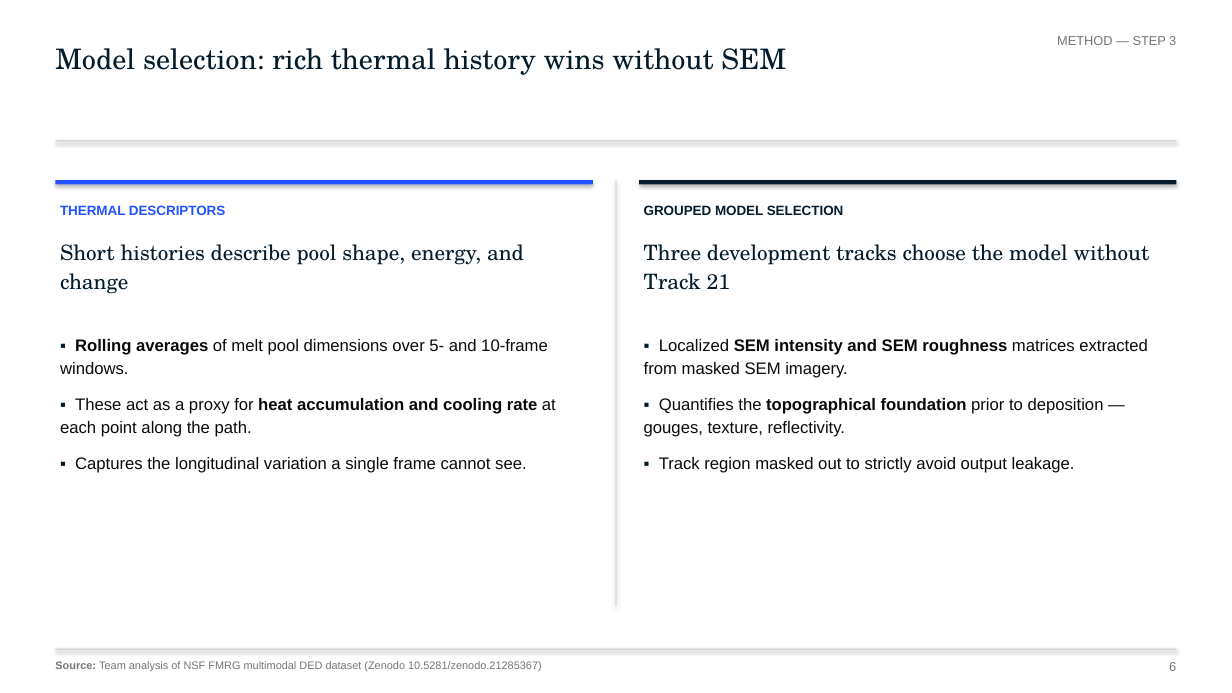
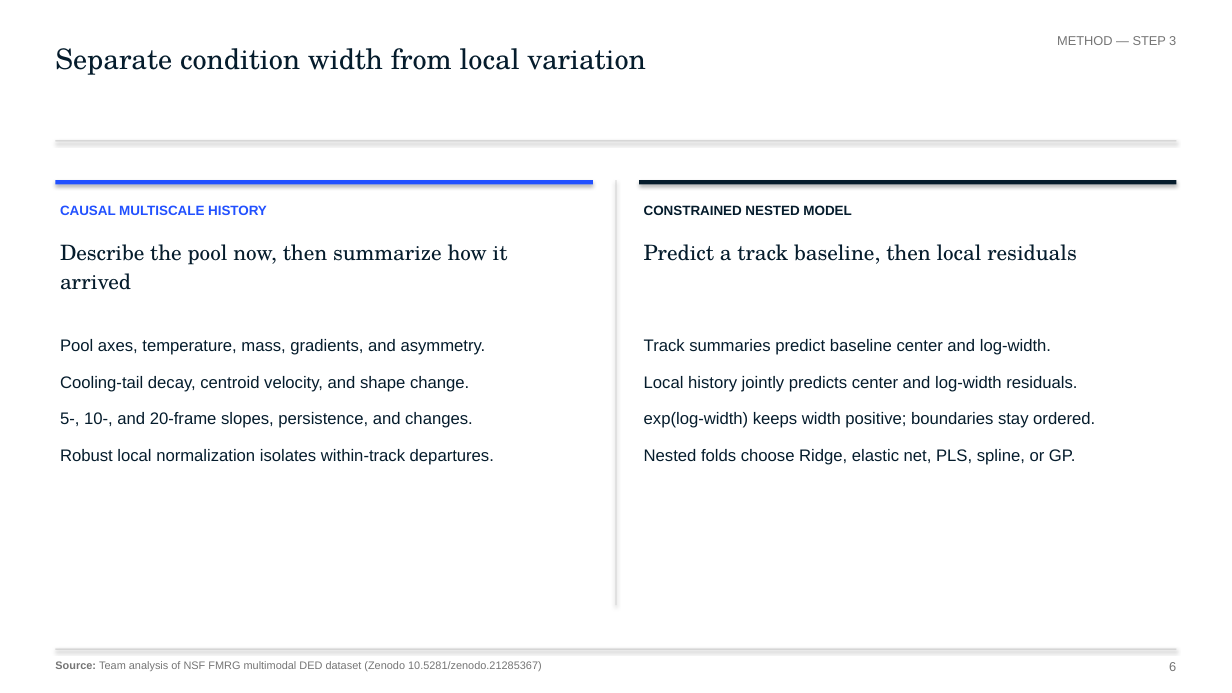
Before and after one commit to alphons3t/nsf-chuds, a slide deck: slide 6 of deliverables/presentation/FMRG_Final_Submission_Audited.pptx. Drawn at 1232x693 pixels with LibreOffice and Linux fonts; fonts in the diff are those of the drawing. Boxes give left, top, right and bottom in pixels: in the first picture for what was removed or moved away, otherwise in the second. Text is boxed around its words. In the diff, an @@ line names an element or a change of style, - is before the commit and + after.

```diff
--- a/deliverables/presentation/FMRG_Final_Submission_Audited.pptx
+++ b/deliverables/presentation/FMRG_Final_Submission_Audited.pptx
@@ text at (55, 48, 645, 75): text changed @@
-Model selection: rich thermal history wins without SEM
+Separate condition width from local variation
@@ text at (60, 205, 267, 215): text changed @@
-THERMAL DESCRIPTORS
+CAUSAL MULTISCALE HISTORY
@@ text at (644, 205, 851, 215): text changed @@
-GROUPED MODEL SELECTION
+CONSTRAINED NESTED MODEL
@@ text at (60, 244, 508, 290): text changed @@
-Short histories describe pool shape, energy, and change
+Describe the pool now, then summarize how it arrived
@@ text at (644, 244, 1076, 264): text changed @@
-Three development tracks choose the model without Track 21
+Predict a track baseline, then local residuals
@@ text at (60, 339, 494, 465): text changed; text colour #0A0A0A to #051C2C @@
-▪ Rolling averages of melt pool dimensions over 5- and 10-frame windows.
-▪ These act as a proxy for heat accumulation and cooling rate at each point along the path.
-▪ Captures the longitudinal variation a single frame cannot see.
+Pool axes, temperature, mass, gradients, and asymmetry.
+Cooling-tail decay, centroid velocity, and shape change.
+5-, 10-, and 20-frame slopes, persistence, and changes.
+Robust local normalization isolates within-track departures.
@@ text at (644, 339, 1095, 465): text changed; text colour #0A0A0A to #051C2C @@
-▪ Localized SEM intensity and SEM roughness matrices extracted from masked SEM imagery.
-▪ Quantifies the topographical foundation prior to deposition — gouges, texture, reflectivity.
-▪ Track region masked out to strictly avoid output leakage.
+Track summaries predict baseline center and log-width.
+Local history jointly predicts center and log-width residuals.
+exp(log-width) keeps width positive; boundaries stay ordered.
+Nested folds choose Ridge, elastic net, PLS, spline, or GP.
```
Also in this commit, not shown: 9 other slides changed, 13 other files.
